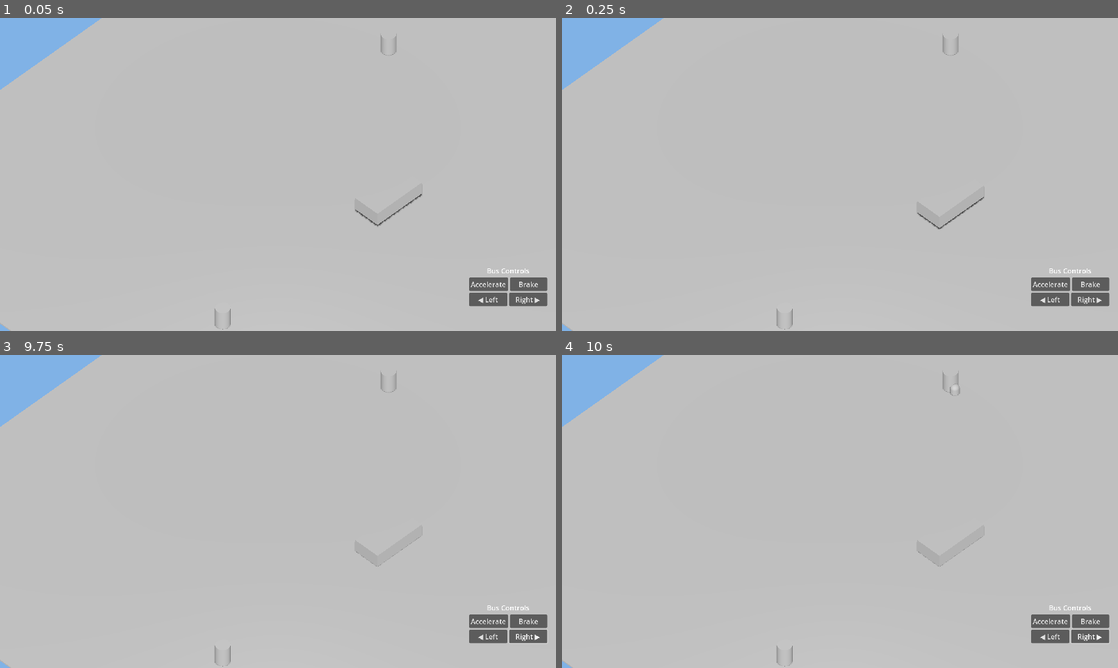
Above: before the commit, frames 1-4 (two rows, left to right).
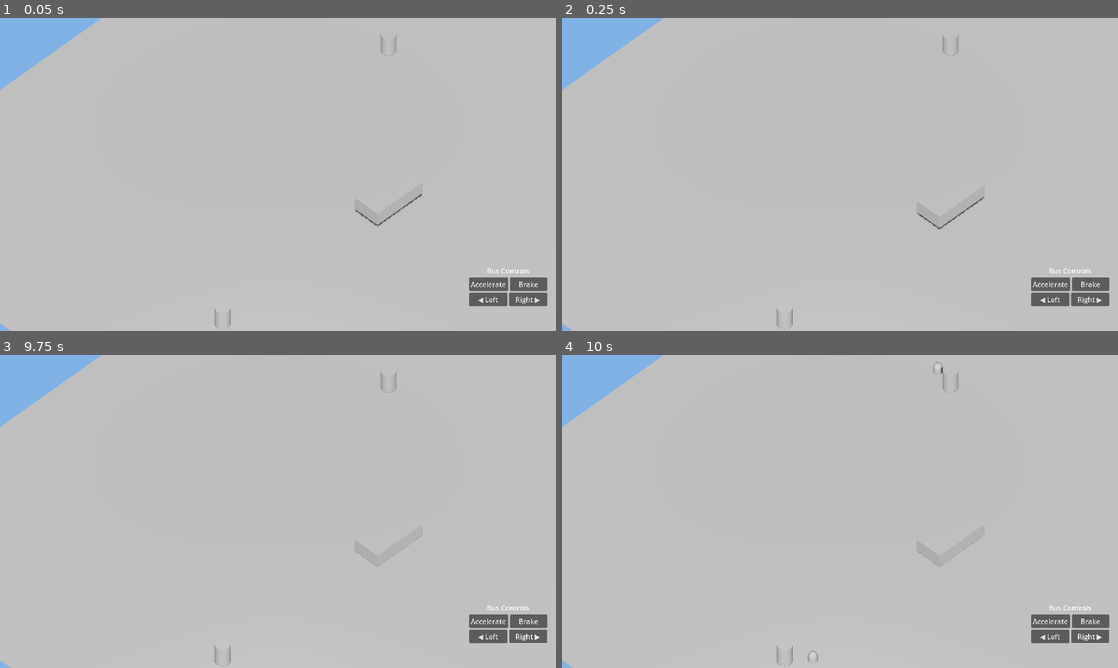
Above: after the commit, the same moments.

Repository: AkiraShirase/bus_wars
Game: Godot game, scene res://scenes/Main.tscn
Two runs of this game, one before a commit and one after it. Both use one fixed random seed, a clock stepped at 60 frames per second and the inputs below.
Inputs (mouse positions are in pixels of both pictures, inside the frame that each line leads up to):
- Up to frame 1 (0.05 s): no input
- Up to frame 2 (0.25 s): no input
- Up to frame 3 (9.75 s): click "Accelerate" at 0.5 s; click "Brake" at 1.25 s; click "◀ Left" at 2 s; click "Right ▶" at 2.75 s; tap Enter at 3.5, 5, 6.5 s; move the mouse to (400, 495) at 3.52 s; hold D (steer_right) 3.53-4.28 s; click (400, 495) at 3.67 s; tap Space at 4.25, 5.75, 7.25 s; move the mouse to (166, 527) at 4.27 s; hold S (brake) 4.28-5.03 s; move the mouse to (333, 442) at 5.02 s; hold D (steer_right) 5.03-5.78 s; move the mouse to (250, 574) at 5.77 s; hold W (accelerate) 5.78-6.53 s; click (250, 574) at 5.92 s; move the mouse to (444, 558) at 6.52 s; hold A (steer_left) 6.53-8.03 s; move the mouse to (111, 464) at 7.27 s; move the mouse to (305, 511) at 8.02 s; hold S (brake) 8.03-8.78 s; click (305, 511) at 8.17 s; move the mouse to (194, 433) at 8.77 s; hold D (steer_right) 8.78-9.53 s; move the mouse to (400, 495) at 9.52 s; hold W (accelerate) from 9.53 s (still down)
- Up to frame 4 (10 s): keep holding W (accelerate)

Frames 1-3 are identical in both runs. In frame 4, less than 0.1% of the frame differs, in the area x 44-72%, y 2-99%.

Commit message:
looking for a solutions

Diff:
--- a/scenes/buses/PlayerBus.tscn
+++ b/scenes/buses/PlayerBus.tscn
@@ -8,7 +8,6 @@
 [node name="PlayerBus" type="RigidBody3D"]
 mass = 1000.0
 script = ExtResource("1_bus")
-groups = ["player_bus"]
 
 [node name="MeshInstance3D" type="MeshInstance3D" parent="."]
 
--- a/scenes/levels/TestLevel.tscn
+++ b/scenes/levels/TestLevel.tscn
@@ -15,7 +15,6 @@
 [node name="TestLevel" type="Node3D"]
 
 [node name="Ground" type="StaticBody3D" parent="."]
-collision_layer = 1
 collision_mask = 0
 
 [node name="MeshInstance3D" type="MeshInstance3D" parent="Ground"]
--- a/scripts/core/BusStop.gd
+++ b/scripts/core/BusStop.gd
@@ -57,14 +57,14 @@
 
 func spawn_passenger():
 	var passenger = passenger_scene.instantiate() as Passenger
-	passenger.global_position = global_position + Vector3(
-		randf_range(-2, 2), 0, randf_range(-2, 2)
-	)
 
 	passenger.danger_level = danger_level + randf_range(-0.1, 0.1)
 	passenger.faith_level = faith_level + randf_range(-0.1, 0.1)
 
 	get_parent().add_child(passenger)
+	passenger.global_position = global_position + Vector3(
+		randf_range(-2, 2), 0, randf_range(-2, 2)
+	)
 	waiting_passengers.append(passenger)
 	passenger_spawned.emit(passenger)
 
